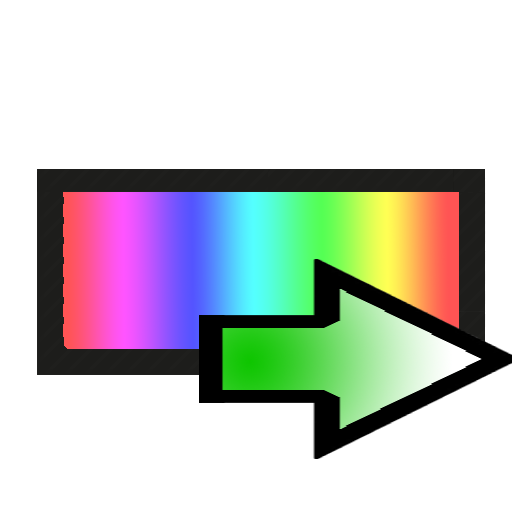
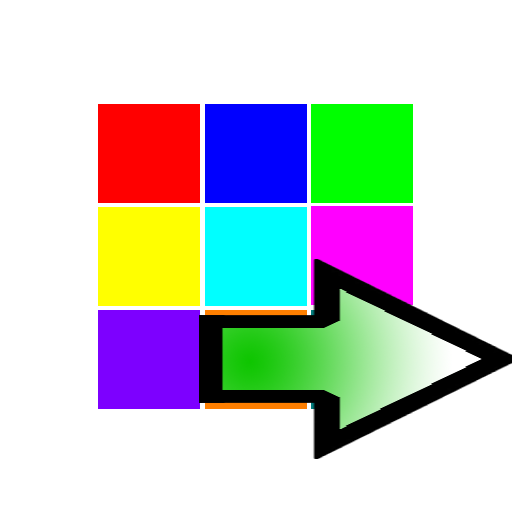
Layer changes from the first 512px x 512px image to the second:
added layer "Calque 11" above "Calque 10" over [98, 104, 413, 409]
hid "Calque 10" over [63, 192, 459, 349]
hid "Calque 9" over [37, 169, 486, 375]
